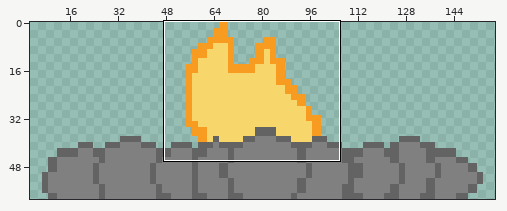
A animated GIF sprite gets an edit: images/blobfo6.gif. The picture above shows the old version from afar; the outline marks the close-up.
Close-up. As it was:
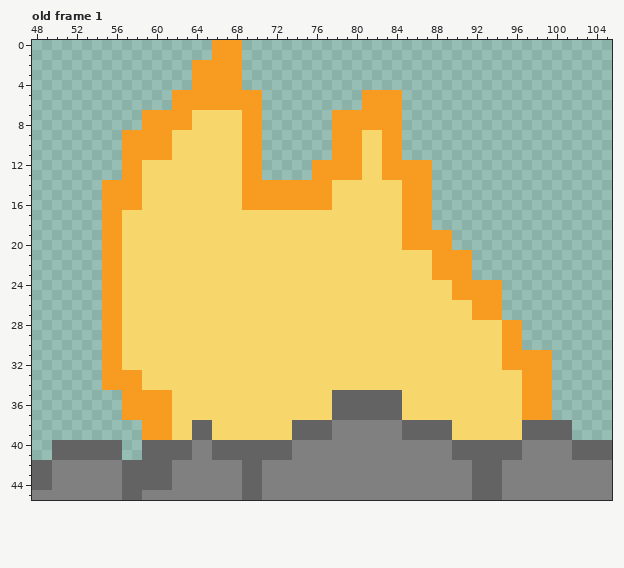
The file is 166x59 pixels. Colours within 5 levels of each other are drawn and written as one. Shown: old frame 1: x 48..105, y 0..45. The wide view leaves out empty margins. The commit also changed other frames or places, which this record leaves out.
After:
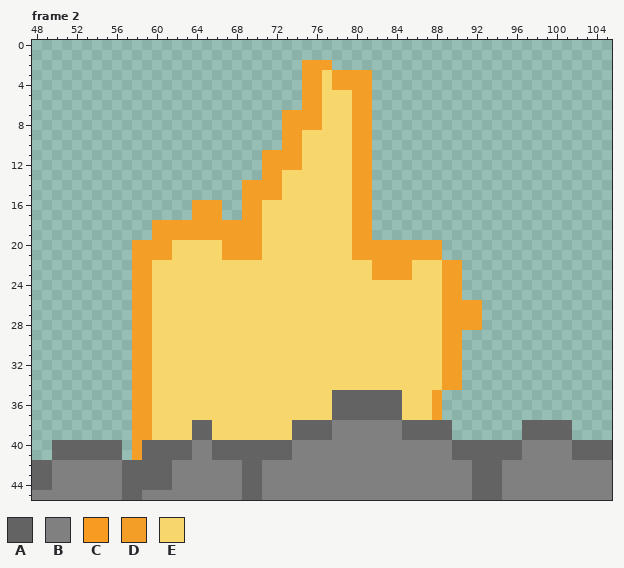
Palette (. is transparent): A #636363  B #808080  C #f79c21  D #f39f27  E #f7d76b
A new or re-ordered frame is compared with the old frame closest to it.
The exact change:
frames 1 -> 3
--- frame 2 is new; against old frame 1
@@ x 48..105 @@
- 0 ..................CCC.....................................
- 1 ..................CCC.....................................
- 2 ................CCCCC.....................................
- 3 ................CCCCC.....................................
- 4 ................CCCCC.....................................
- 5 ..............CCCCCCCCC..........CCCC.....................
- 6 ..............CCCCCCCCC..........CCCC.....................
- 7 ...........CCCCCEEEEECC.......CCCCCCC.....................
- 8 ...........CCCCCEEEEECC.......CCCCCCC.....................
- 9 .........CCCCCEEEEEEECC.......CCCEECC.....................
-10 .........CCCCCEEEEEEECC.......CCCEECC.....................
-11 .........CCCCCEEEEEEECC.......CCCEECC.....................
-12 .........CCEEEEEEEEEECC.....CCCCCEECCCCC..................
-13 .........CCEEEEEEEEEECC.....CCCCCEECCCCC..................
-14 .......CCCCEEEEEEEEEECCCCCCCCCEEEEEEECCC..................
-15 .......CCCCEEEEEEEEEECCCCCCCCCEEEEEEECCC..................
-16 .......CCCCEEEEEEEEEECCCCCCCCCEEEEEEECCC..................
-17 .......CCEEEEEEEEEEEEEEEEEEEEEEEEEEEECCC..................
-18 .......CCEEEEEEEEEEEEEEEEEEEEEEEEEEEECCC..................
-19 .......CCEEEEEEEEEEEEEEEEEEEEEEEEEEEECCCCC................
-20 .......CCEEEEEEEEEEEEEEEEEEEEEEEEEEEECCCCC................
-21 .......CCEEEEEEEEEEEEEEEEEEEEEEEEEEEEEEECCCC..............
-22 .......CCEEEEEEEEEEEEEEEEEEEEEEEEEEEEEEECCCC..............
-23 .......CCEEEEEEEEEEEEEEEEEEEEEEEEEEEEEEECCCC..............
-24 .......CCEEEEEEEEEEEEEEEEEEEEEEEEEEEEEEEEECCCCC...........
-25 .......CCEEEEEEEEEEEEEEEEEEEEEEEEEEEEEEEEECCCCC...........
-26 .......CCEEEEEEEEEEEEEEEEEEEEEEEEEEEEEEEEEEECCC...........
-27 .......CCEEEEEEEEEEEEEEEEEEEEEEEEEEEEEEEEEEECCC...........
-28 .......CCEEEEEEEEEEEEEEEEEEEEEEEEEEEEEEEEEEEEEECC.........
-29 .......CCEEEEEEEEEEEEEEEEEEEEEEEEEEEEEEEEEEEEEECC.........
-30 .......CCEEEEEEEEEEEEEEEEEEEEEEEEEEEEEEEEEEEEEECC.........
-31 .......CCEEEEEEEEEEEEEEEEEEEEEEEEEEEEEEEEEEEEEECCCCC......
-32 .......CCEEEEEEEEEEEEEEEEEEEEEEEEEEEEEEEEEEEEEECCCCC......
-33 .......CCCCEEEEEEEEEEEEEEEEEEEEEEEEEEEEEEEEEEEEEECCC......
-34 .......CCCCEEEEEEEEEEEEEEEEEEEEEEEEEEEEEEEEEEEEEECCC......
-35 .........CCCCCEEEEEEEEEEEEEEEEAAAAAAAEEEEEEEEEEEECCC......
-36 .........CCCCCEEEEEEEEEEEEEEEEAAAAAAAEEEEEEEEEEEECCC......
-37 .........CCCCCEEEEEEEEEEEEEEEEAAAAAAAEEEEEEEEEEEECCC......
-38 ...........CCCEEAAEEEEEEEEAAAABBBBBBBAAAAAEEEEEEEAAAAA....
-39 ...........CCCEEAAEEEEEEEEAAAABBBBBBBAAAAAEEEEEEEAAAAA....
-40 ..AAAAAAA..AAAAABBAAAAAAAABBBBBBBBBBBBBBBBAAAAAAABBBBBAAAA
-41 ..AAAAAAA..AAAAABBAAAAAAAABBBBBBBBBBBBBBBBAAAAAAABBBBBAAAA
+ 0 ..........................................................
+ 1 ..........................................................
+ 2 ...........................DDD............................
+ 3 ...........................DDEDDDD........................
+ 4 ...........................DDEDDDD........................
+ 5 ...........................DDEEEDD........................
+ 6 ...........................DDEEEDD........................
+ 7 .........................DDDDEEEDD........................
+ 8 .........................DDDDEEEDD........................
+ 9 .........................DDEEEEEDD........................
+10 .........................DDEEEEEDD........................
+11 .......................DDDDEEEEEDD........................
+12 .......................DDDDEEEEEDD........................
+13 .......................DDEEEEEEEDD........................
+14 .....................DDDDEEEEEEEDD........................
+15 .....................DDDDEEEEEEEDD........................
+16 ................DDD..DDEEEEEEEEEDD........................
+17 ................DDD..DDEEEEEEEEEDD........................
+18 ............DDDDDDDDDDDEEEEEEEEEDD........................
+19 ............DDDDDDDDDDDEEEEEEEEEDD........................
+20 ..........DDDDEEEEEDDDDEEEEEEEEEDDDDDDDDD.................
+21 ..........DDDDEEEEEDDDDEEEEEEEEEDDDDDDDDD.................
+22 ..........DDEEEEEEEEEEEEEEEEEEEEEEDDDDEEEDD...............
+23 ..........DDEEEEEEEEEEEEEEEEEEEEEEDDDDEEEDD...............
+24 ..........DDEEEEEEEEEEEEEEEEEEEEEEEEEEEEEDD...............
+25 ..........DDEEEEEEEEEEEEEEEEEEEEEEEEEEEEEDD...............
+26 ..........DDEEEEEEEEEEEEEEEEEEEEEEEEEEEEEDDDD.............
+27 ..........DDEEEEEEEEEEEEEEEEEEEEEEEEEEEEEDDDD.............
+28 ..........DDEEEEEEEEEEEEEEEEEEEEEEEEEEEEEDDDD.............
+29 ..........DDEEEEEEEEEEEEEEEEEEEEEEEEEEEEEDD...............
+30 ..........DDEEEEEEEEEEEEEEEEEEEEEEEEEEEEEDD...............
+31 ..........DDEEEEEEEEEEEEEEEEEEEEEEEEEEEEEDD...............
+32 ..........DDEEEEEEEEEEEEEEEEEEEEEEEEEEEEEDD...............
+33 ..........DDEEEEEEEEEEEEEEEEEEEEEEEEEEEEEDD...............
+34 ..........DDEEEEEEEEEEEEEEEEEEEEEEEEEEEEEDD...............
+35 ..........DDEEEEEEEEEEEEEEEEEEAAAAAAAEEED.................
+36 ..........DDEEEEEEEEEEEEEEEEEEAAAAAAAEEED.................
+37 ..........DDEEEEEEEEEEEEEEEEEEAAAAAAAEEED.................
+38 ..........DDEEEEAAEEEEEEEEAAAABBBBBBBAAAAA.......AAAAA....
+39 ..........DDEEEEAAEEEEEEEEAAAABBBBBBBAAAAA.......AAAAA....
+40 ..AAAAAAA.DAAAAABBAAAAAAAABBBBBBBBBBBBBBBBAAAAAAABBBBBAAAA
+41 ..AAAAAAA.DAAAAABBAAAAAAAABBBBBBBBBBBBBBBBAAAAAAABBBBBAAAA
 42 AABBBBBBBAAAAABBBBBBBAABBBBBBBBBBBBBBBBBBBBBAAABBBBBBBBBBB
Where, in picture pixels (left, top, right, bottom), the same in both close-ups:
changed: (102, 40, 552, 460)
